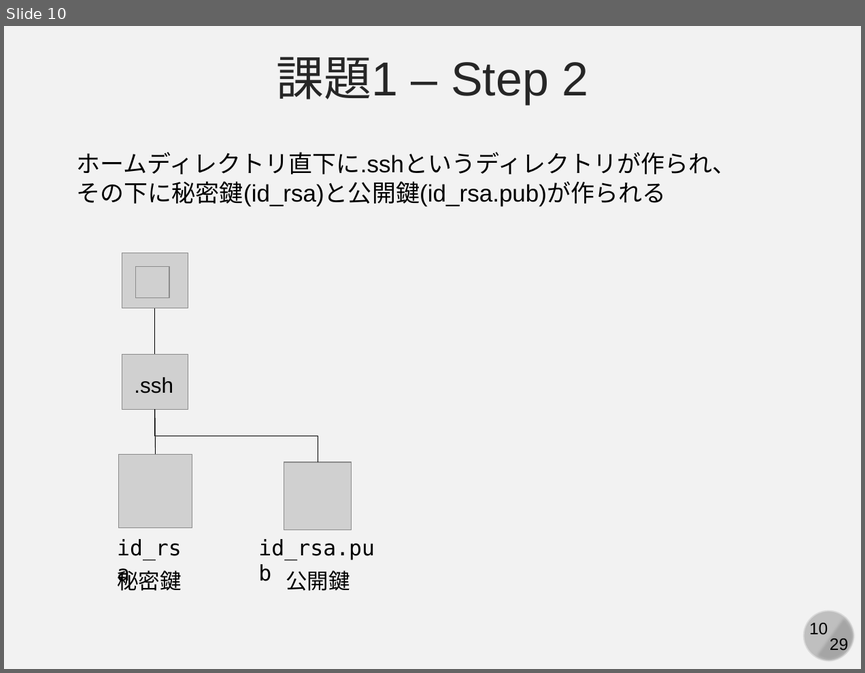
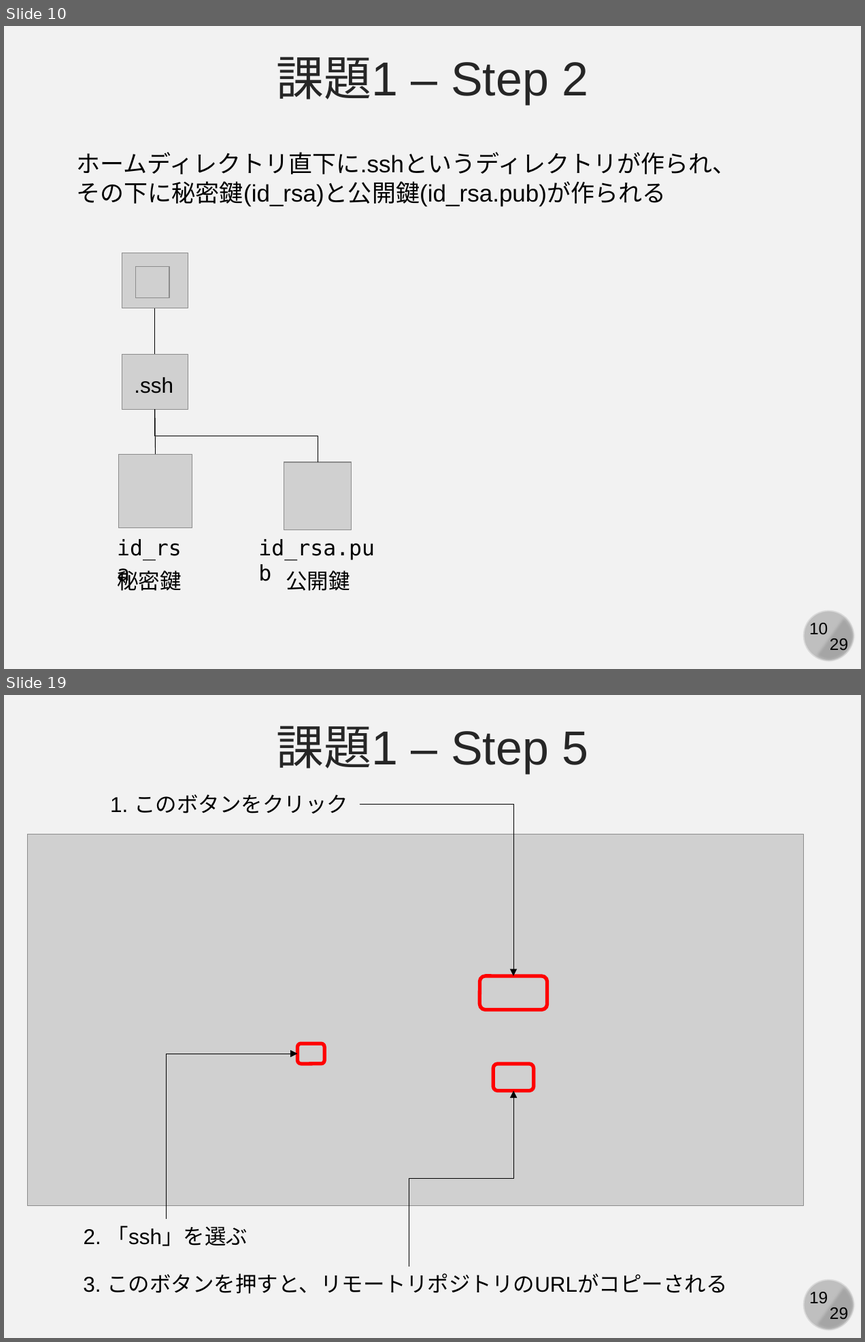
Before and after one commit to kaityo256/github, a slide deck: practice_github/fig/github_ex03.pptx. Shown one above the other, each under a label of ours: slide 10 before the commit, slides 10 and 19 after it; the slides between them are not shown. The pictures are 865x673 and 865x1342 pixels, drawn with LibreOffice and Linux fonts; fonts in the diff are those of the drawing; grey boxes stand for pictures. Boxes give left, top, right and bottom in pixels: in the first picture for what was removed or moved away, otherwise in the second. Text is boxed around its words. In the diff, an @@ line names an element or a change of style, - is before the commit and + after.

```diff
--- a/practice_github/fig/github_ex03.pptx
+++ b/practice_github/fig/github_ex03.pptx
@@ slide 19 added at (4, 695, 861, 1338), background #F2F2F2; not listed: 4 template elements that a slide beside it also shows @@
@@ text added at (277, 726, 588, 773), 40 pt, text #262626 @@
+課題1 – Step 5
@@ text added at (110, 794, 348, 814), 18 pt, text #000000 @@
+1. このボタンをクリック
@@ elbow arrow added from (360, 804) to (513, 976), #000000 0.5 pt @@
@@ picture added at (28, 834, 804, 1205) @@
@@ rounded rectangle added at (479, 976, 547, 1009), outline #FF0000 3 pt @@
@@ elbow arrow added from (166, 1219) to (298, 1053), #000000 0.5 pt @@
@@ rounded rectangle added at (298, 1043, 324, 1064), outline #FF0000 3 pt @@
@@ rounded rectangle added at (493, 1064, 534, 1090), outline #FF0000 3 pt @@
@@ elbow arrow added from (409, 1266) to (513, 1091), #000000 0.5 pt @@
@@ text added at (84, 1225, 248, 1246), 18 pt, text #000000 @@
+2. 「ssh」を選ぶ
@@ text added at (83, 1273, 727, 1293), 18 pt, text #000000 @@
+3. このボタンを押すと、リモートリポジトリのURLがコピーされる
```
Also in this commit, not shown: 7 slides changed, 4 other slides added, 1 other file.
